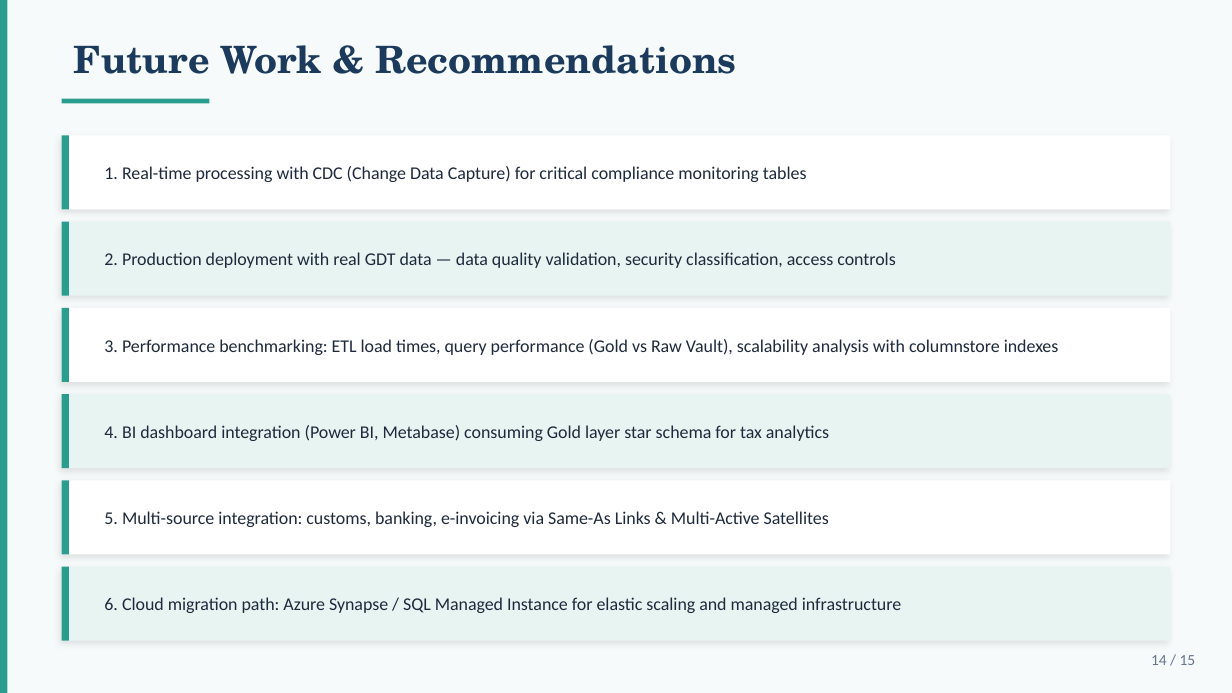
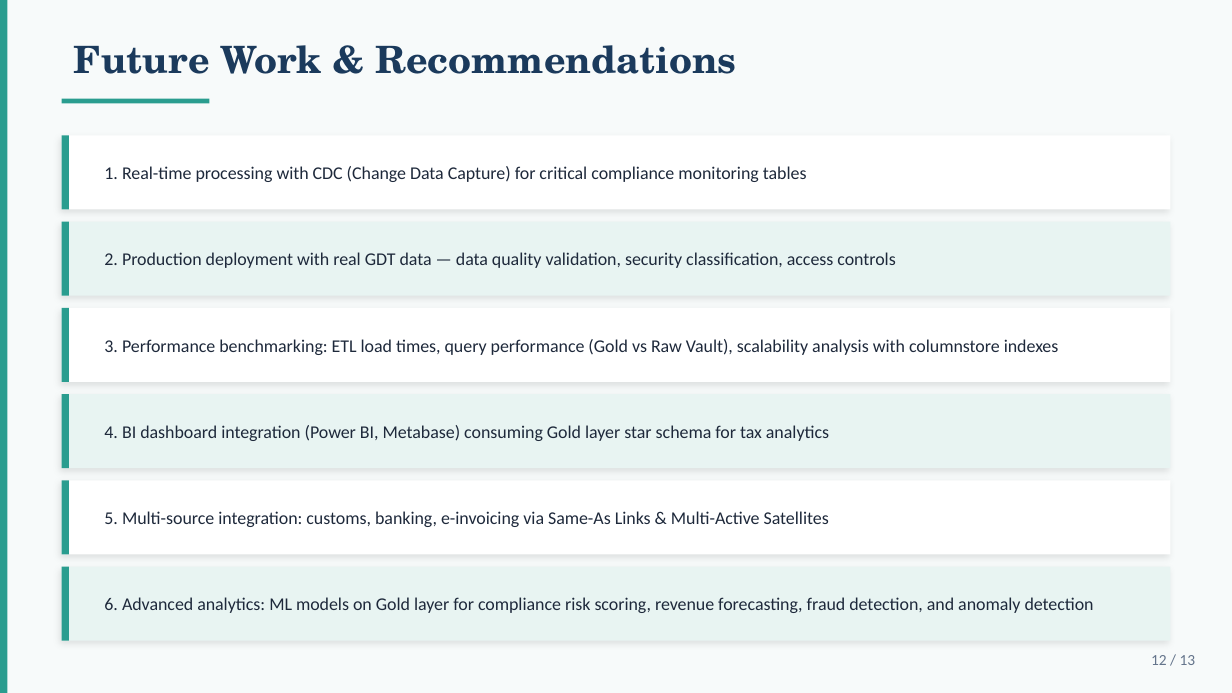
Before and after one commit to mvsotso/dv2-tax-data-warehouse-using-medallion, a slide deck: slide 12 of Documents/Final_Presentation.pptx (slide 14 before the commit). Drawn at 1232x693 pixels with LibreOffice and Linux fonts; fonts in the diff are those of the drawing. Boxes give left, top, right and bottom in pixels: in the first picture for what was removed or moved away, otherwise in the second. Text is boxed around its words. In the diff, an @@ line names an element or a change of style, - is before the commit and + after.

```diff
--- a/Documents/Final_Presentation.pptx
+++ b/Documents/Final_Presentation.pptx
@@ text at <box>104,597,1094,613</box>: text changed @@
-6. Cloud migration path: Azure Synapse / SQL Managed Instance for elastic scaling and managed infrastructure
+6. Advanced analytics: ML models on Gold layer for compliance risk scoring, revenue forecasting, fraud detection, and anomaly detection
@@ text at <box>1151,655,1196,665</box>: text changed @@
-14 / 15
+12 / 13
```
Also in this commit, not shown: 11 other slides changed, 2 slides removed, 13 other files.
